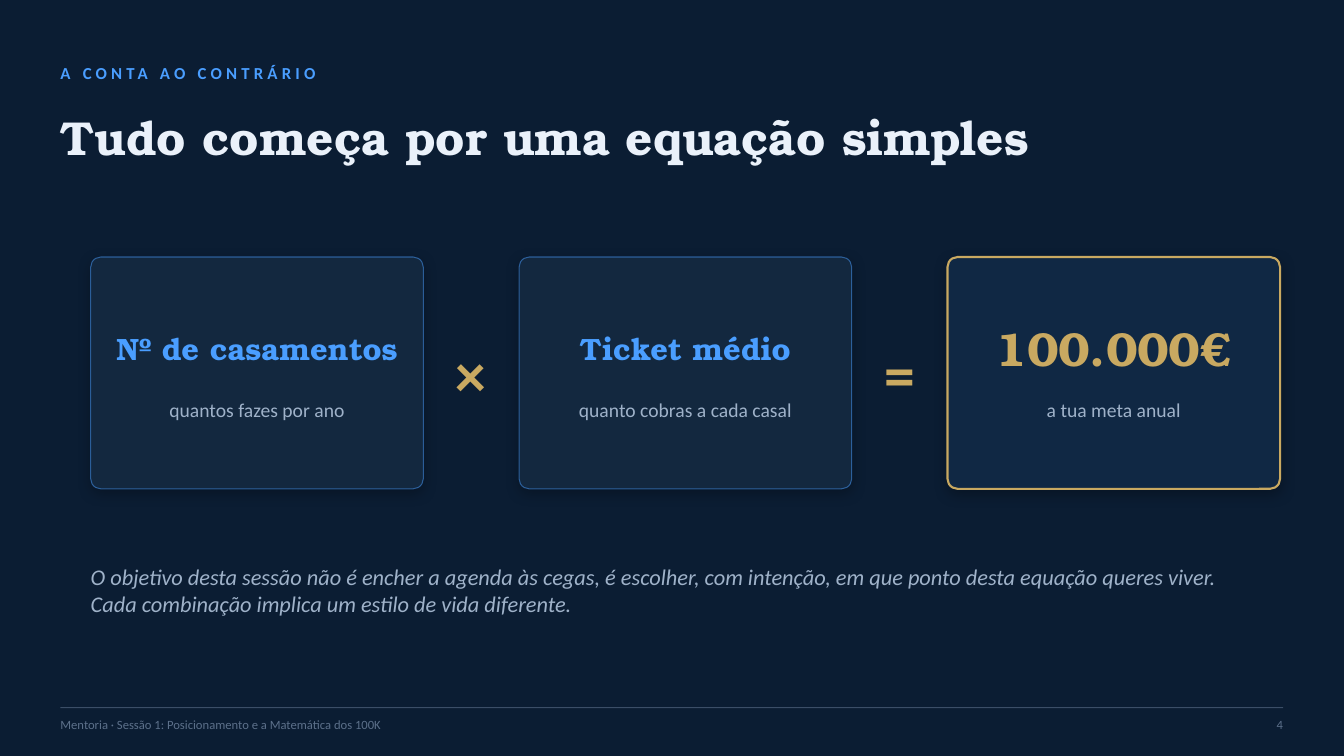
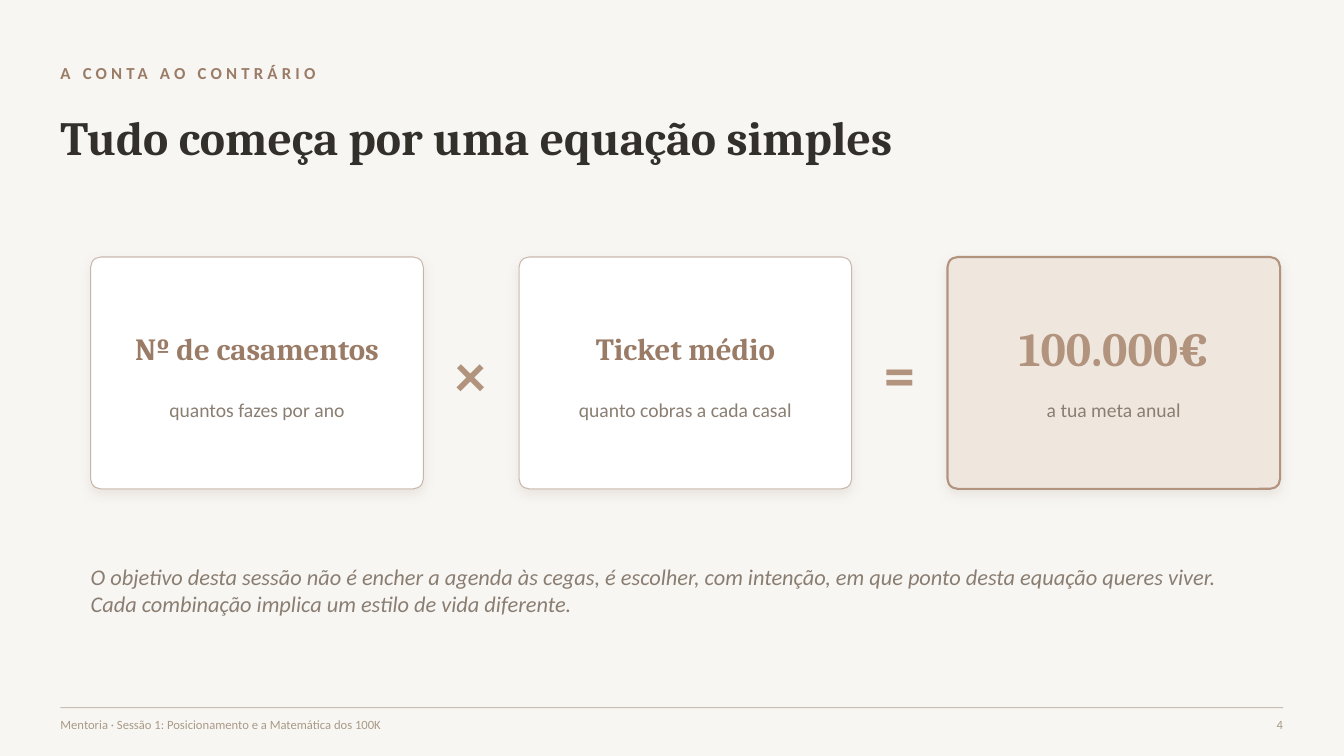
Before and after one commit to geralrlphoto/rl-menu, a slide deck: slide 4 of public/wedding-mentor-files/S1_Posicionamento.pptx. Drawn at 1344x756 pixels with LibreOffice and Linux fonts; fonts in the diff are those of the drawing. Boxes give left, top, right and bottom in pixels: in the first picture for what was removed or moved away, otherwise in the second. Text is boxed around its words. In the diff, an @@ line names an element or a change of style, - is before the commit and + after.

```diff
--- a/public/wedding-mentor-files/S1_Posicionamento.pptx
+++ b/public/wedding-mentor-files/S1_Posicionamento.pptx
@@ background #0B1D33 to #F8F6F3 @@
@@ text "A CONTA AO CONTRÁRIO" at (x1=60, y1=68, x2=70, y2=79): text colour #4A9EFF to #9A7B66 @@
@@ text "Tudo começa por uma equação ..." at (x1=60, y1=122, x2=893, y2=165): font TeX Gyre Bonum to Cambria, text colour #EAF1FA to #33302B @@
@@ rounded rectangle at (x1=91, y1=257, x2=423, y2=489): fill #13283F to #FFFFFF; outline #4A9EFF 0.75 pt to #9A7B66 0.75 pt; shadow changed @@
@@ text "×" at (x1=423, y1=257, x2=519, y2=489): text colour #C9A961 to #B1937E @@
@@ rounded rectangle at (x1=519, y1=257, x2=852, y2=489): fill #13283F to #FFFFFF; outline #4A9EFF 0.75 pt to #9A7B66 0.75 pt; shadow changed @@
@@ text "=" at (x1=852, y1=257, x2=948, y2=489): text colour #C9A961 to #B1937E @@
@@ rounded rectangle at (x1=948, y1=257, x2=1280, y2=489): fill #102844 to #EFE7DE; outline #C9A961 1.5 pt to #B1937E 1.5 pt; shadow changed @@
@@ text "Nº de casamentos" at (x1=135, y1=338, x2=379, y2=360): font TeX Gyre Bonum to Cambria, text colour #4A9EFF to #9A7B66 @@
@@ text "Ticket médio" at (x1=596, y1=338, x2=774, y2=360): font TeX Gyre Bonum to Cambria, text colour #4A9EFF to #9A7B66 @@
@@ text "100.000€" at (x1=1019, y1=334, x2=1209, y2=367): font TeX Gyre Bonum to Cambria, text colour #C9A961 to #B1937E @@
@@ text colour #9FB2C9 to #8A7E72 in 4 elements at (x1=169, y1=403, x2=344, y2=420), (x1=579, y1=403, x2=791, y2=420), (x1=1047, y1=403, x2=1181, y2=417), (x1=91, y1=569, x2=1215, y2=616) @@
@@ text "Mentoria · Sessão 1: Posicionamento ..." at (x1=60, y1=720, x2=381, y2=729): text colour #5C708A to #A89A86 @@
@@ line (60, 708) - (1284, 708): stroke #5C708A 0.75 pt to #A89A86 0.75 pt @@
@@ text "4" at (x1=1277, y1=721, x2=1283, y2=729): text colour #5C708A to #A89A86 @@
```
Also in this commit, not shown: 21 other slides changed, 7 other files.
